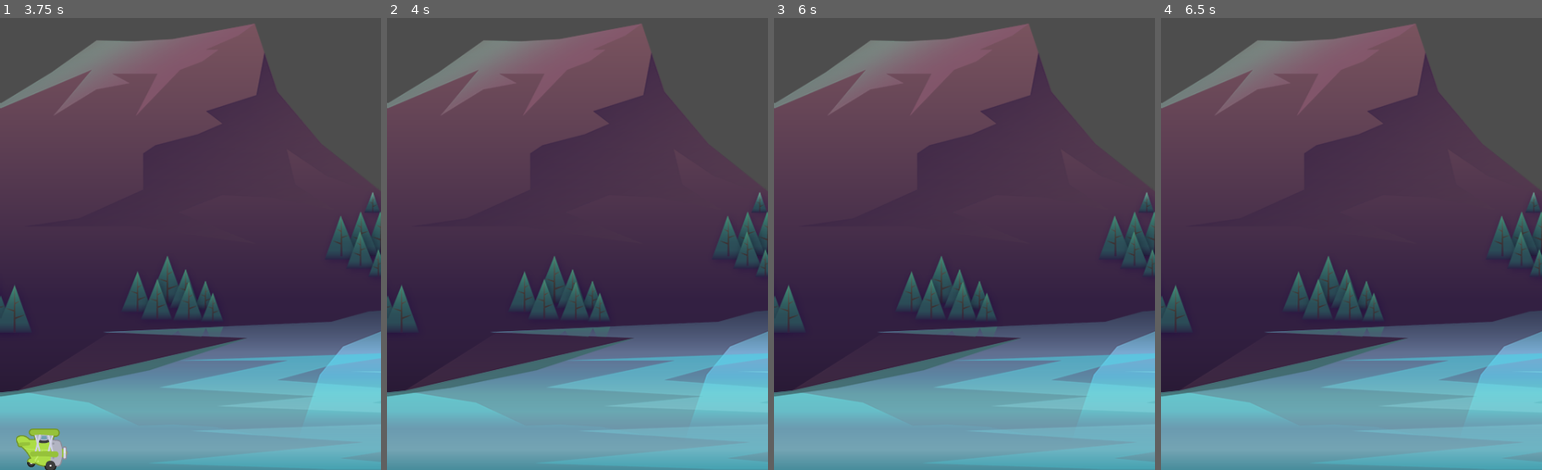
Above: before the commit, frames 1-4 (left to right).
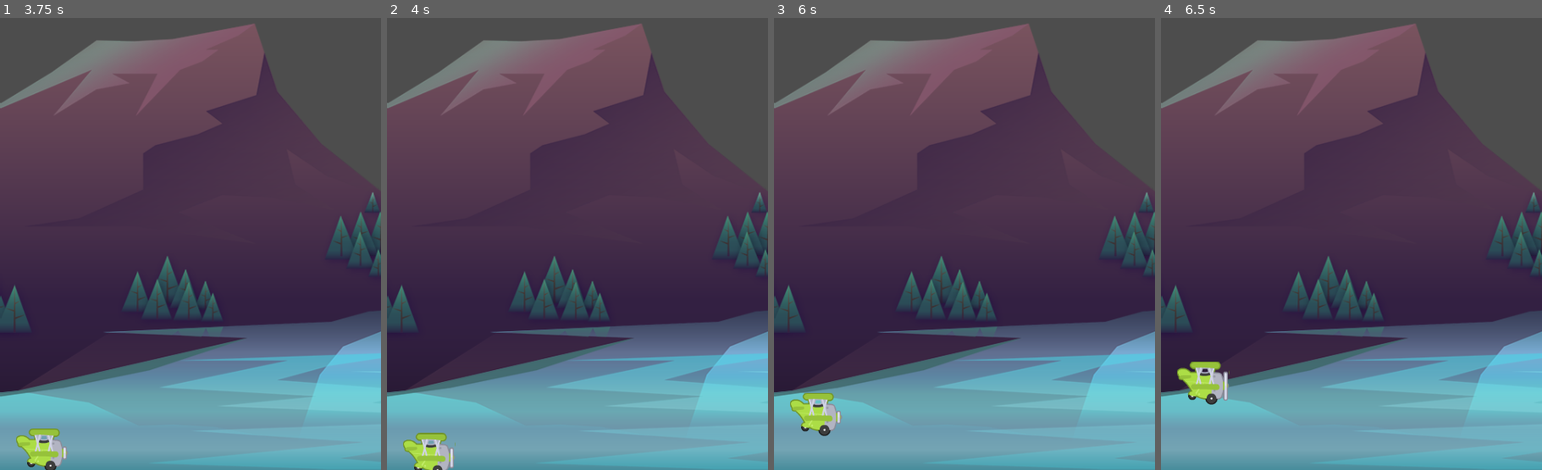
Above: after the commit, the same moments.

Repository: Danielle-Luz/Plane-game
Game: Godot game, scene res://scenes/game/game.tscn
Two runs of this game, one before a commit and one after it. Both use one fixed random seed, a clock stepped at 60 frames per second and the inputs below. The project has no main scene, so this scene is started directly.
Inputs:
- Up to frame 1 (3.75 s): hold Up (ui_up) 0.53-1.28 s; hold Up (ui_up) 2.03-3.53 s
- Up to frame 2 (4 s): no input
- Up to frame 3 (6 s): tap Enter at 4.25, 5.75 s; tap Space at 5 s; hold Up (ui_up) from 5.78 s (still down)
- Up to frame 4 (6.5 s): keep holding Up (ui_up)

Frame 1 is identical in both runs. In frame 2, 0.8% of the frame differs, in the area x 4-18%, y 91-100%; in frame 3, 0.9%; in frame 4, 0.9%, in the area x 4-18%, y 76-86%.

Commit message:
feat: added upper and lower boundaries in game scene

Diff:
--- a/scenes/game/game.tscn
+++ b/scenes/game/game.tscn
@@ -1,7 +1,8 @@
-[gd_scene load_steps=3 format=3 uid="uid://hj36y2hq3owk"]
+[gd_scene load_steps=4 format=3 uid="uid://hj36y2hq3owk"]
 
 [ext_resource type="Texture2D" uid="uid://c7lnkjjvfrpcg" path="res://assets/background/rocks_2.png" id="1_sl8j4"]
 [ext_resource type="PackedScene" uid="uid://dmyhjqfsf1vq4" path="res://scenes/plane/plane.tscn" id="2_gejbe"]
+[ext_resource type="PackedScene" uid="uid://dlo2vhpicxg3g" path="res://scenes/boundary/boundary.tscn" id="3_sl7qy"]
 
 [node name="Game" type="Node2D"]
 
@@ -11,3 +12,9 @@
 
 [node name="Plane" parent="." instance=ExtResource("2_gejbe")]
 position = Vector2(16, 411)
+
+[node name="Upper boundary" parent="." instance=ExtResource("3_sl7qy")]
+position = Vector2(0, -21)
+
+[node name="Lower boundary" parent="." instance=ExtResource("3_sl7qy")]
+position = Vector2(1, 856)
